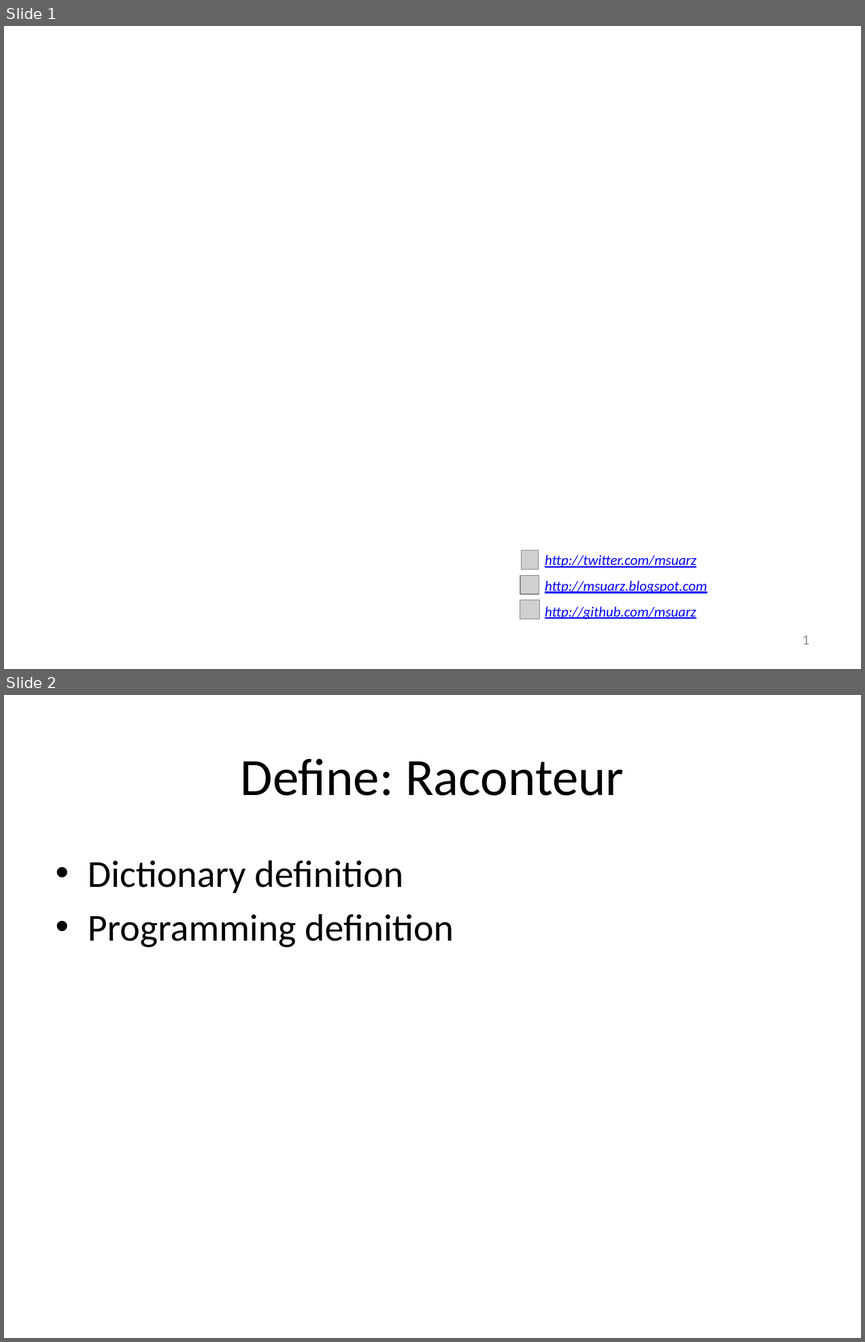
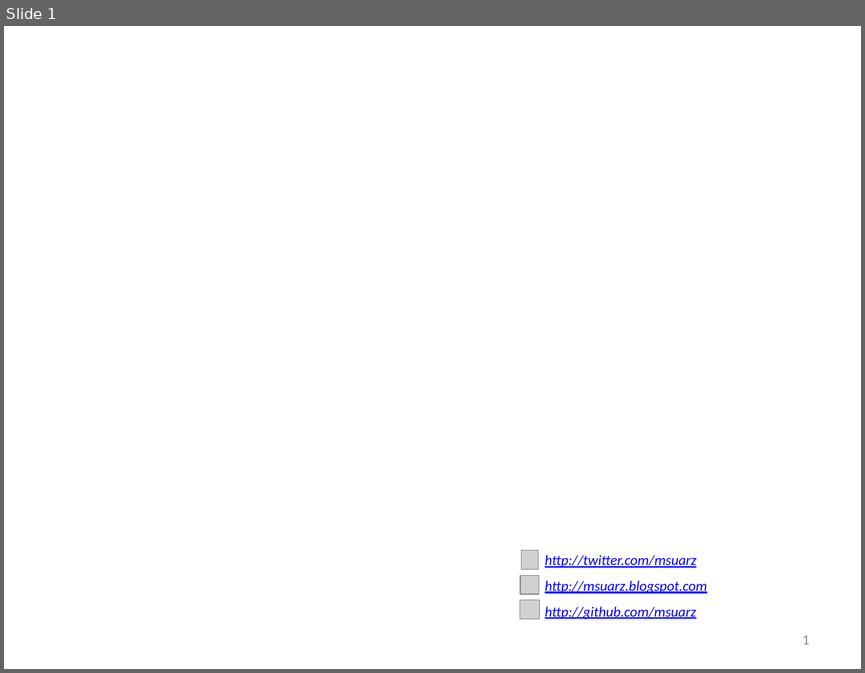
Before and after one commit to msuarz/portfolio, a slide deck: agile2011/presentation.pptx. Shown one above the other, each under a label of ours: slides 1 and 2 before the commit, slide 1 after it. The pictures are 865x1342 and 865x673 pixels, drawn with LibreOffice and Linux fonts; fonts in the diff are those of the drawing; grey boxes stand for pictures; background and template pictures are left out. Boxes give left, top, right and bottom in pixels: in the first picture for what was removed or moved away, otherwise in the second. Text is boxed around its words. In the diff, an @@ line names an element or a change of style, - is before the commit and + after.

```diff
--- a/agile2011/presentation.pptx
+++ b/agile2011/presentation.pptx
@@ slide 2 removed at (4, 695, 861, 1338), background #FFFFFF @@
@@ title removed at (241, 758, 624, 796) @@
-Define: Raconteur
@@ text removed at (88, 860, 453, 947) @@
-• Dictionary definition
-• Programming definition
```
Also in this commit, not shown: 13 slides changed, 1 slide added, 1 other slide removed, 1 other file.
